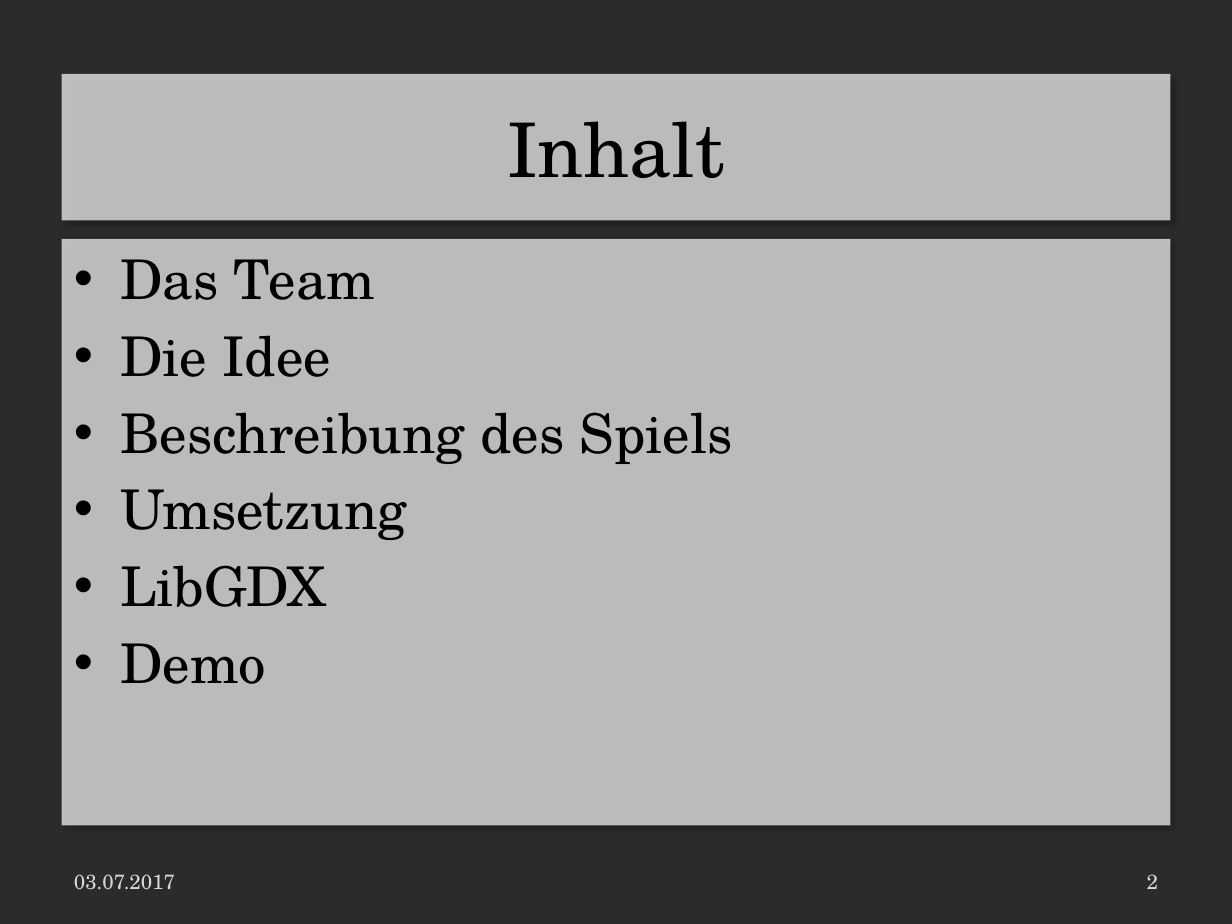
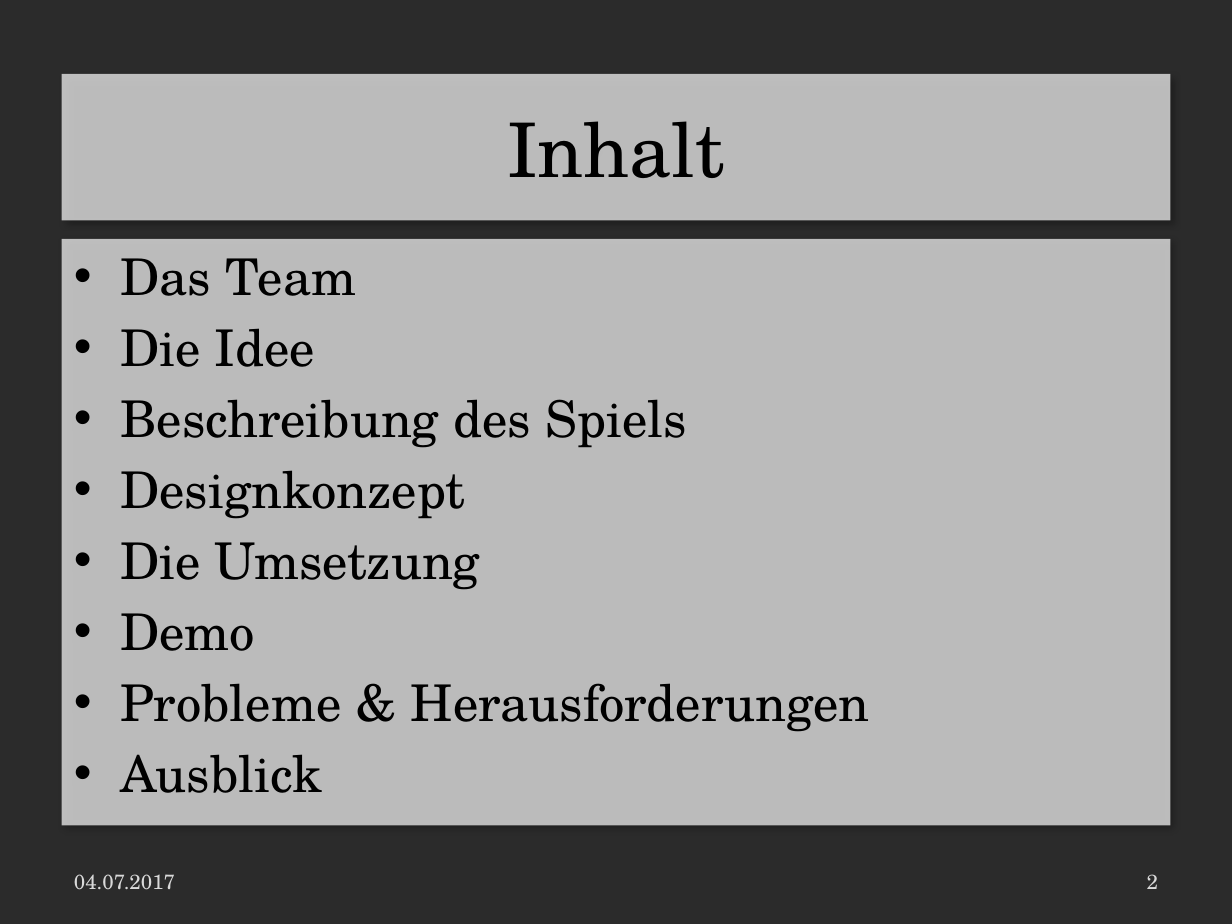
Before and after one commit to LaurenzGebauer/ElementTD, a slide deck: slide 2 of svn/JG16S17P06/trunk/Documentation/ProjectDocumentation/Presentation.pptx. Drawn at 1232x924 pixels with LibreOffice and Linux fonts; fonts in the diff are those of the drawing; background and template pictures are left out; a plain dark background stands for a picture behind light text. Boxes give left, top, right and bottom in pixels: in the first picture for what was removed or moved away, otherwise in the second. Text is boxed around its words. In the diff, an @@ line names an element or a change of style, - is before the commit and + after.

```diff
--- a/svn/JG16S17P06/trunk/Documentation/ProjectDocumentation/Presentation.pptx
+++ b/svn/JG16S17P06/trunk/Documentation/ProjectDocumentation/Presentation.pptx
@@ text at <box>120,258,687,651</box>: size 32 to 29.6 pt in "Das Team", "Die Idee", "Beschreibung des Spiels", "Demo" @@
@@ text at <box>120,470,480,590</box>: text changed; size 32 to 29.6 pt @@
-• Umsetzung
-• LibGDX
+• Designkonzept
+• Die Umsetzung
@@ text at <box>120,683,870,793</box>: paragraphs added @@
+• Probleme & Herausforderungen
+• Ausblick
@@ text at <box>74,874,175,890</box>: text changed @@
-03.07.2017
+04.07.2017
```
Also in this commit, not shown: 12 other slides changed, 4 slides added, 4 other files.
